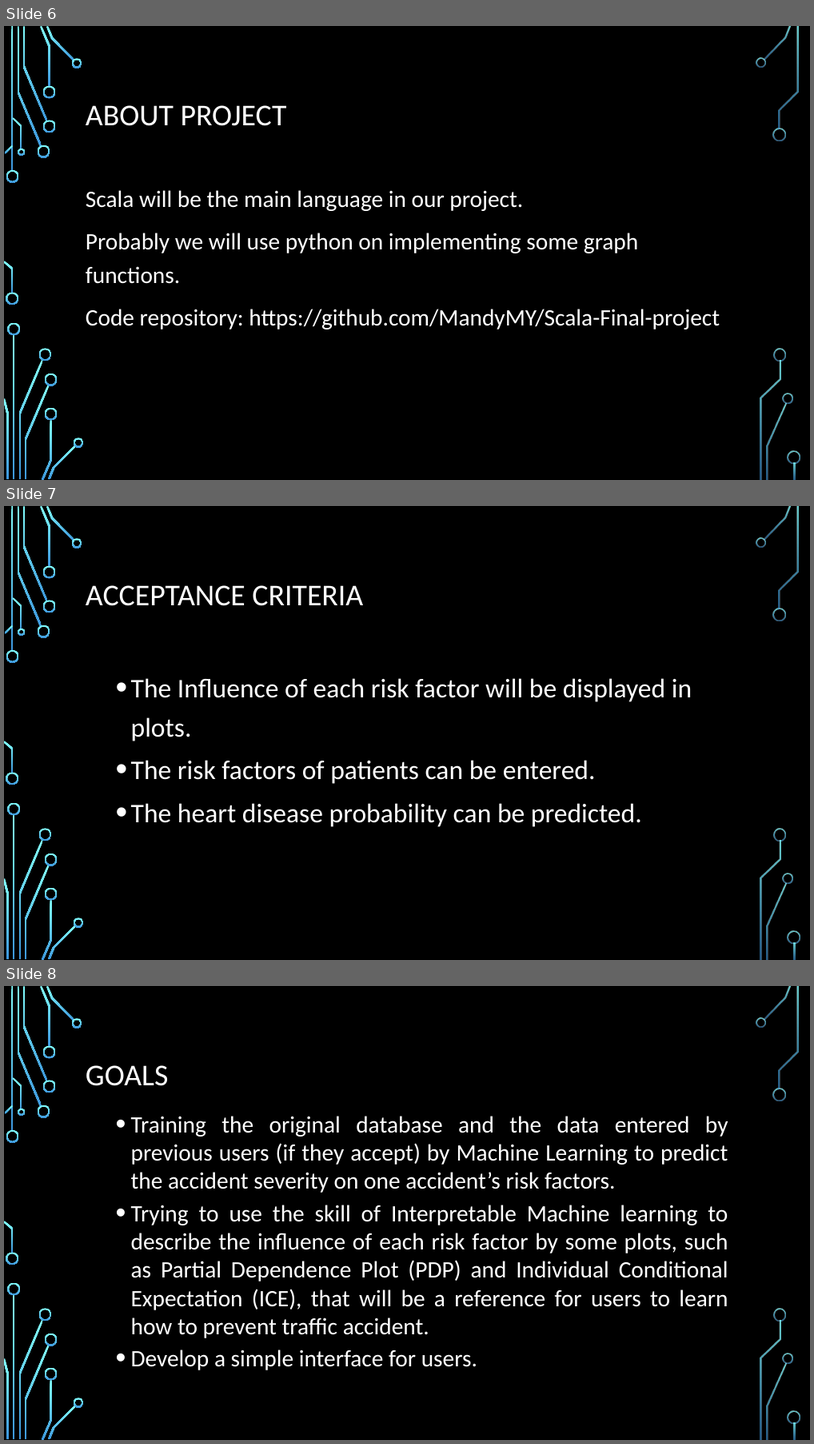
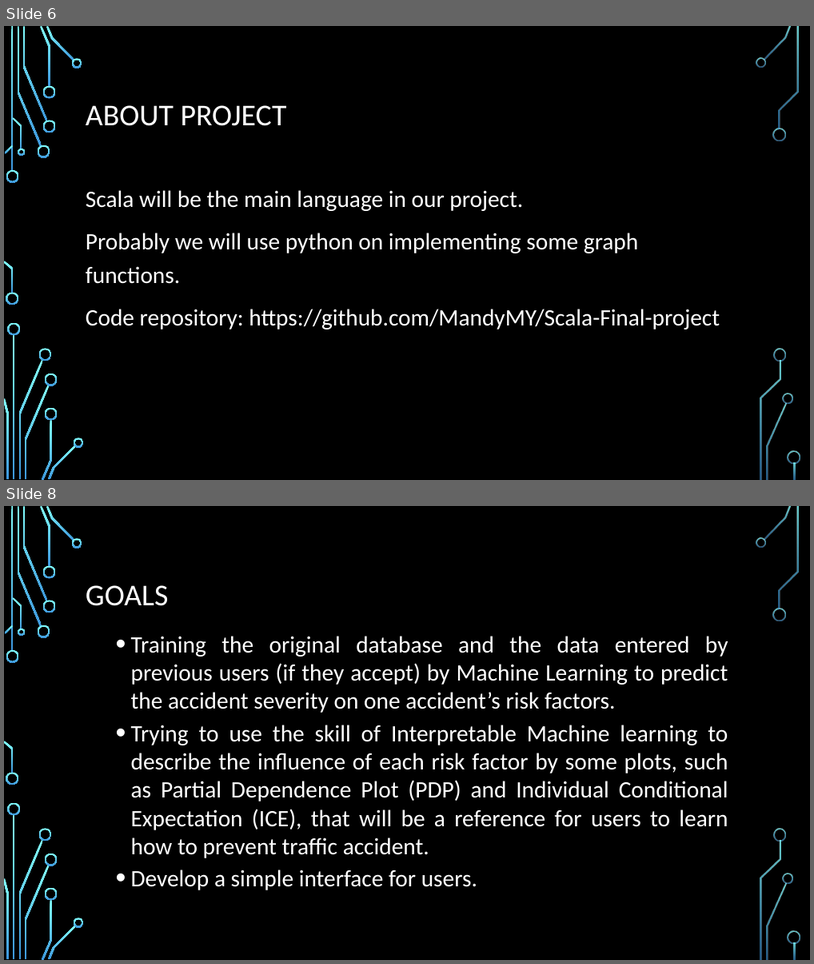
Before and after one commit to wang-mengying/Scala-Final-project, a slide deck: PPT/Prepare Presentation.pptx. Shown one above the other, each under a label of ours: slides 6, 7 and 8 before the commit, slides 6 and 8 after it; the slides between them are not shown. The pictures are 814x1444 and 814x964 pixels, drawn with LibreOffice and Linux fonts; fonts in the diff are those of the drawing; background and template pictures are left out. Boxes give left, top, right and bottom in pixels: in the first picture for what was removed or moved away, otherwise in the second. Text is boxed around its words. In the diff, an @@ line names an element or a change of style, - is before the commit and + after.

```diff
--- a/PPT/Prepare Presentation.pptx
+++ b/PPT/Prepare Presentation.pptx
@@ slide 7 removed at (4,506,810,960), background picture (left out); not listed: 36 template elements that a slide beside it also shows @@
@@ title removed at (86,585,363,606) @@
-ACCEPTANCE CRITERIA
@@ text removed at (131,678,692,827) @@
-  • The Influence of each risk factor will be displayed in plots.
-  • The risk factors of patients can be entered.
-  • The heart disease probability can be predicted.
```
Also in this commit, not shown: 1 slide added, 1 other file.
